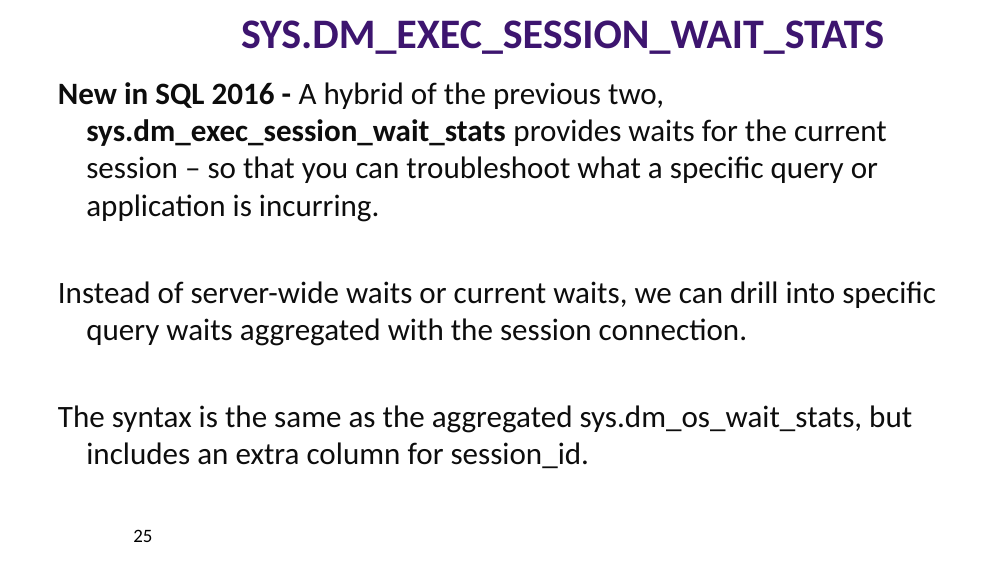
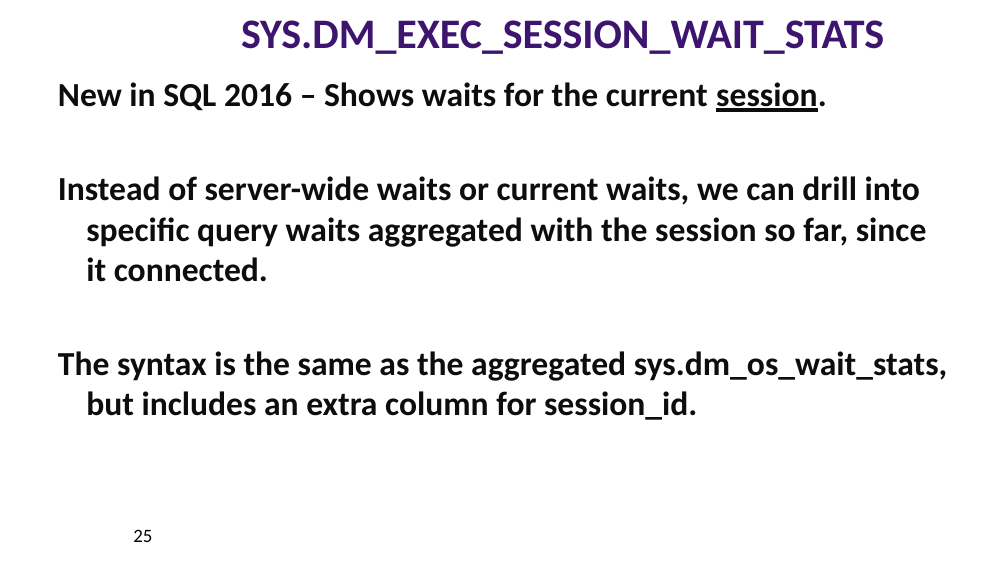
Before and after one commit to williamadba/Public-Presentations, a slide deck: slide 25 of SQLSat Pensacola 2019/DBA Best Practices with DMVs.pptx. Drawn at 1008x567 pixels with LibreOffice and Linux fonts; fonts in the diff are those of the drawing. Boxes give left, top, right and bottom in pixels: in the first picture for what was removed or moved away, otherwise in the second. Text is boxed around its words. In the diff, an @@ line names an element or a change of style, - is before the commit and + after.

```diff
--- a/SQLSat Pensacola 2019/DBA Best Practices with DMVs.pptx
+++ b/SQLSat Pensacola 2019/DBA Best Practices with DMVs.pptx
@@ text at (x1=58, y1=82, x2=927, y2=282): text changed; size 29.6 to 32 pt; bold on @@
-New in SQL 2016 - A hybrid of the previous two, sys.dm_exec_session_wait_stats provides waits for the current session – so that you can troubleshoot what a specific query or application is incurring.
-Instead of server-wide waits or current waits, we can drill into specific query waits aggregated with the session connection.
+New in SQL 2016 – Shows waits for the current session.
+Instead of server-wide waits or current waits, we can drill into specific query waits aggregated with the session so far, since it connected.
@@ text at (x1=58, y1=351, x2=948, y2=420): size 29.6 to 32 pt, bold on in "The syntax is the same as the ..." @@
```
Also in this commit, not shown: 24 other slides changed, 2 slides added, 2 slides removed.
